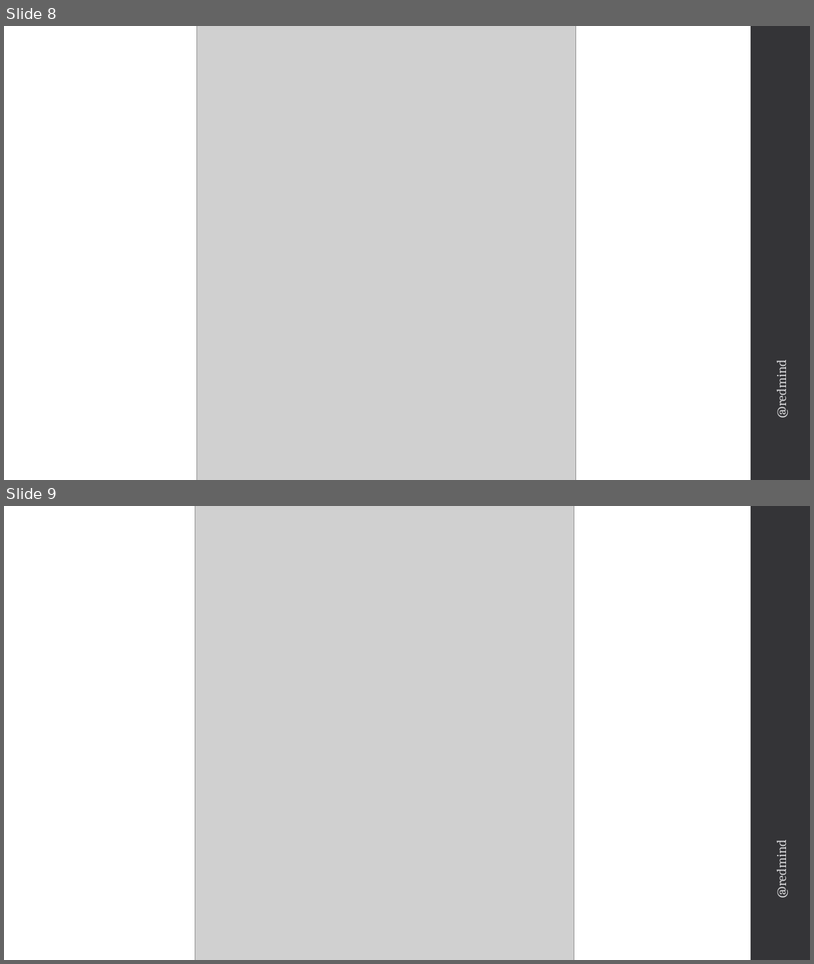
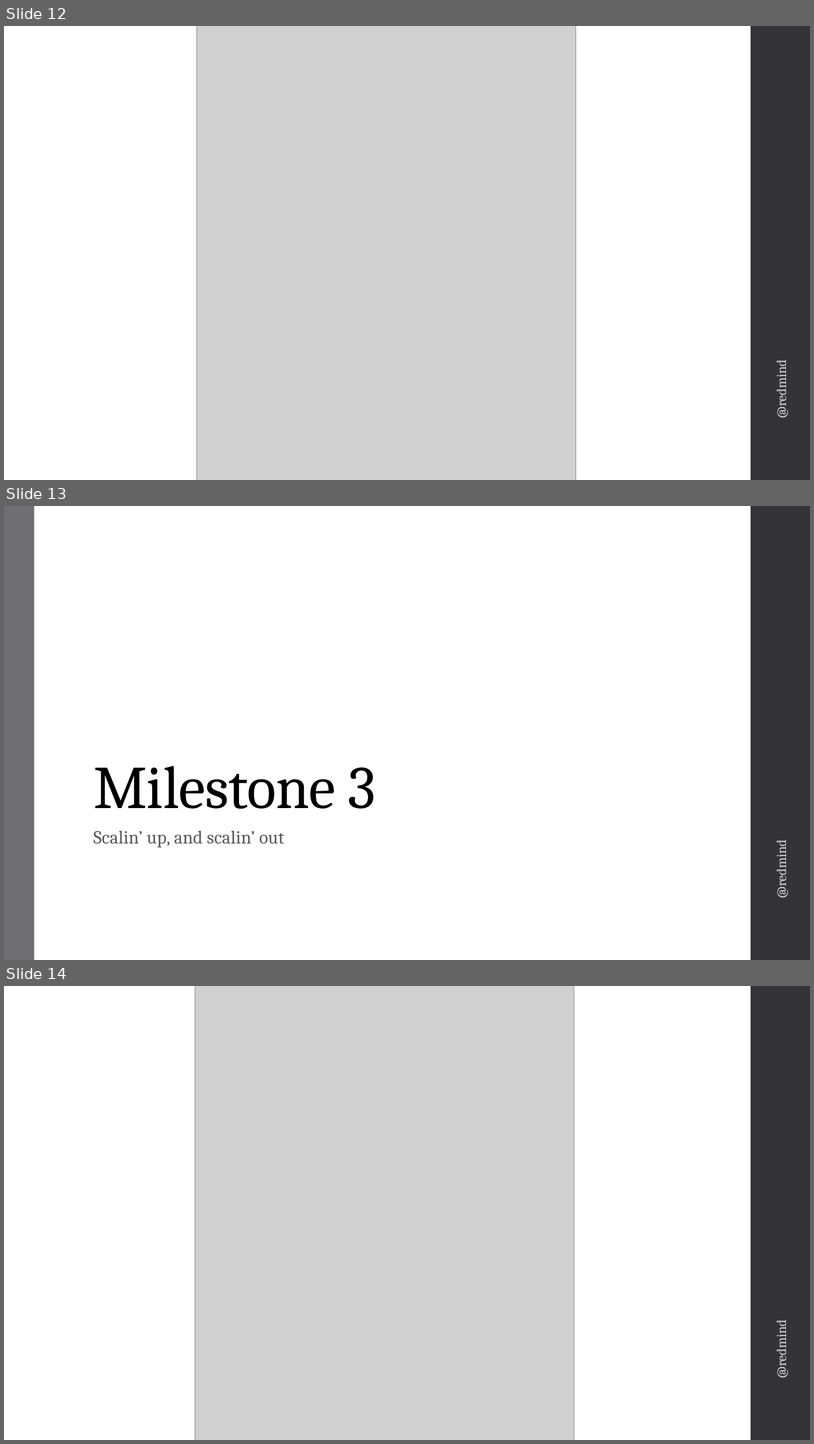
Before and after one commit to jharley/terraform-intro, a slide deck: slides/Intro to Terraform.pptx. Shown one above the other, each under a label of ours: slides 8 and 9 before the commit, slides 12, 13 and 14 after it. The pictures are 814x964 and 814x1444 pixels, drawn with LibreOffice and Linux fonts; fonts in the diff are those of the drawing; grey boxes stand for pictures. Boxes give left, top, right and bottom in pixels: in the first picture for what was removed or moved away, otherwise in the second. Text is boxed around its words. In the diff, an @@ line names an element or a change of style, - is before the commit and + after.

```diff
--- a/slides/Intro to Terraform.pptx
+++ b/slides/Intro to Terraform.pptx
@@ slide 13 added at box(4, 506, 810, 960), background #FFFFFF; not listed: 1 template element that a slide beside it also shows @@
@@ rectangle added at box(4, 506, 34, 960), fill #6F6F74 @@
@@ title added at box(93, 766, 376, 808), 72 pt, text #000000 @@
+Milestone 3
@@ text added at box(93, 830, 285, 847), 22 pt, text #595959 @@
+Scalin’ up, and scalin’ out
@@ text added at box(773, 844, 790, 896), 16 pt, text #D9D9DB @@
+@redmind
@@ what was slide 8 is now slide 12 @@
@@ what was slide 9 is now slide 14 @@
```
Also in this commit, not shown: 1 slide changed, 5 other slides added, 1 other file.
